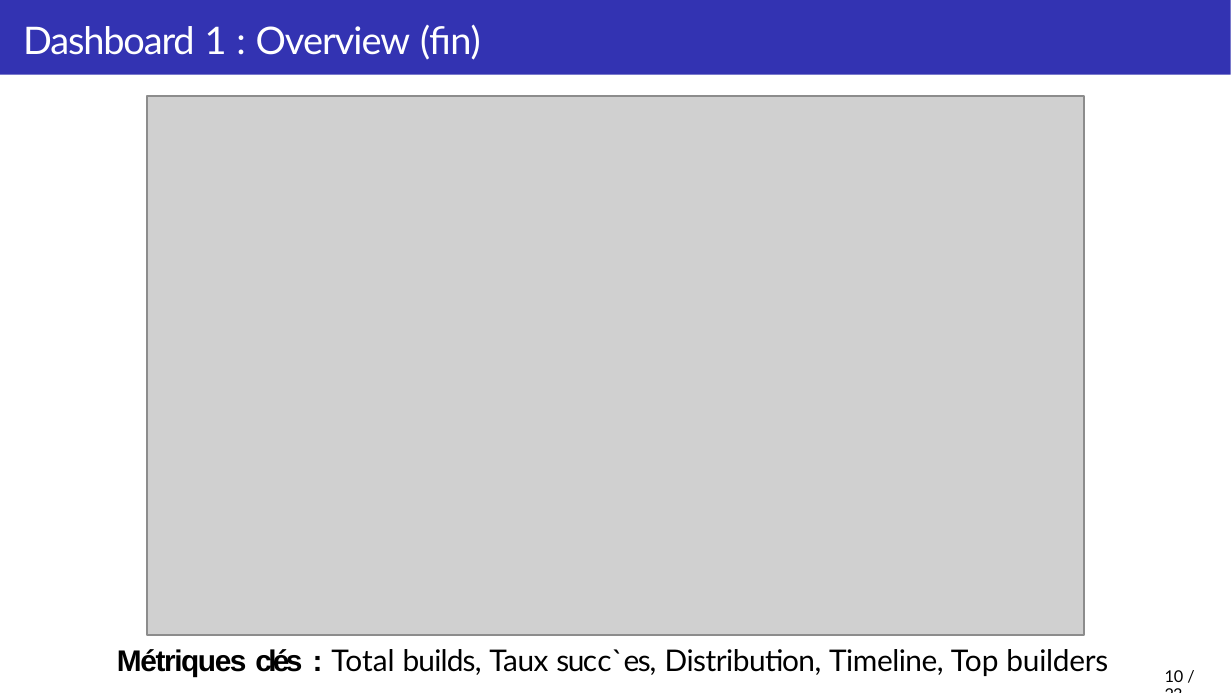
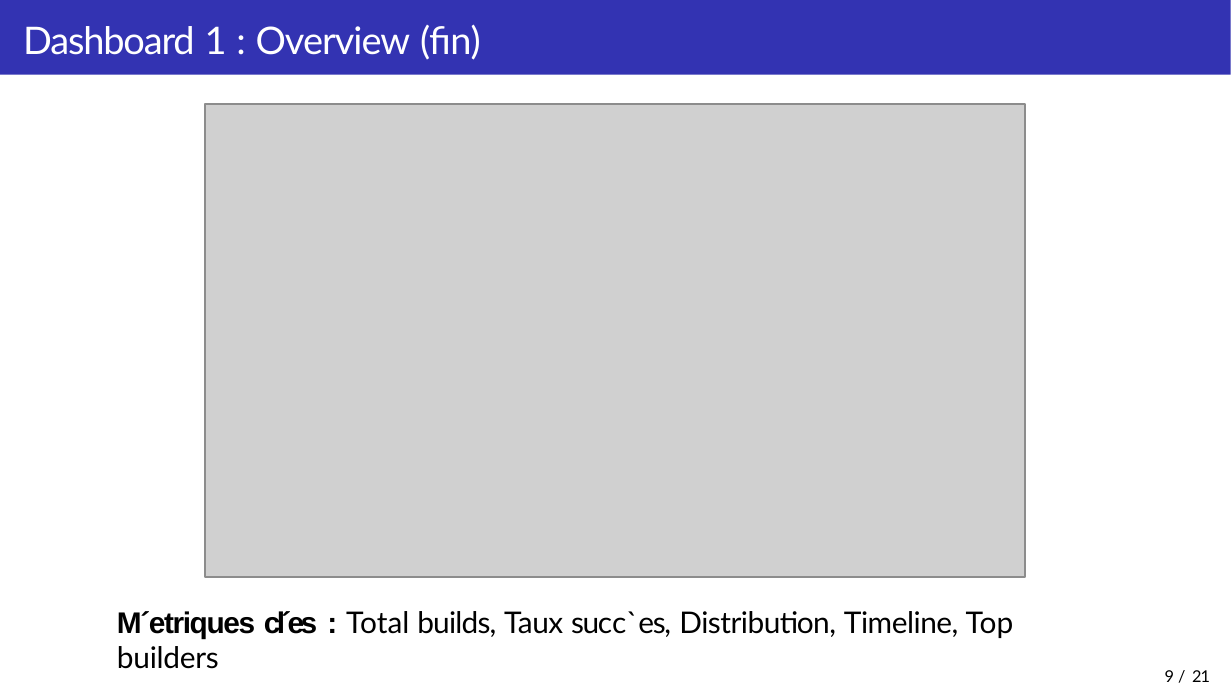
Before and after one commit to Moncif-M/ELK-Firefox-logs-ingestion, a slide deck: slide 9 of presentation.pptx (slide 10 before the commit). Drawn at 1232x693 pixels with LibreOffice and Linux fonts; fonts in the diff are those of the drawing; grey boxes stand for pictures. Boxes give left, top, right and bottom in pixels: in the first picture for what was removed or moved away, otherwise in the second. Text is boxed around its words. In the diff, an @@ line names an element or a change of style, - is before the commit and + after.

```diff
--- a/presentation.pptx
+++ b/presentation.pptx
@@ picture resized from (x1=146, y1=96, x2=1084, y2=635) to (x1=205, y1=103, x2=1025, y2=576) @@
@@ text at (x1=117, y1=611, x2=1014, y2=638): text changed @@
-Métriques clés : Total builds, Taux succ`es, Distribution, Timeline, Top builders
+M´etriques cl´es : Total builds, Taux succ`es, Distribution, Timeline, Top builders
@@ page number at (x1=1165, y1=670, x2=1210, y2=682): text changed @@
-10 / 23
+9 / 21
```
Also in this commit, not shown: 15 other slides changed, 2 slides removed.
